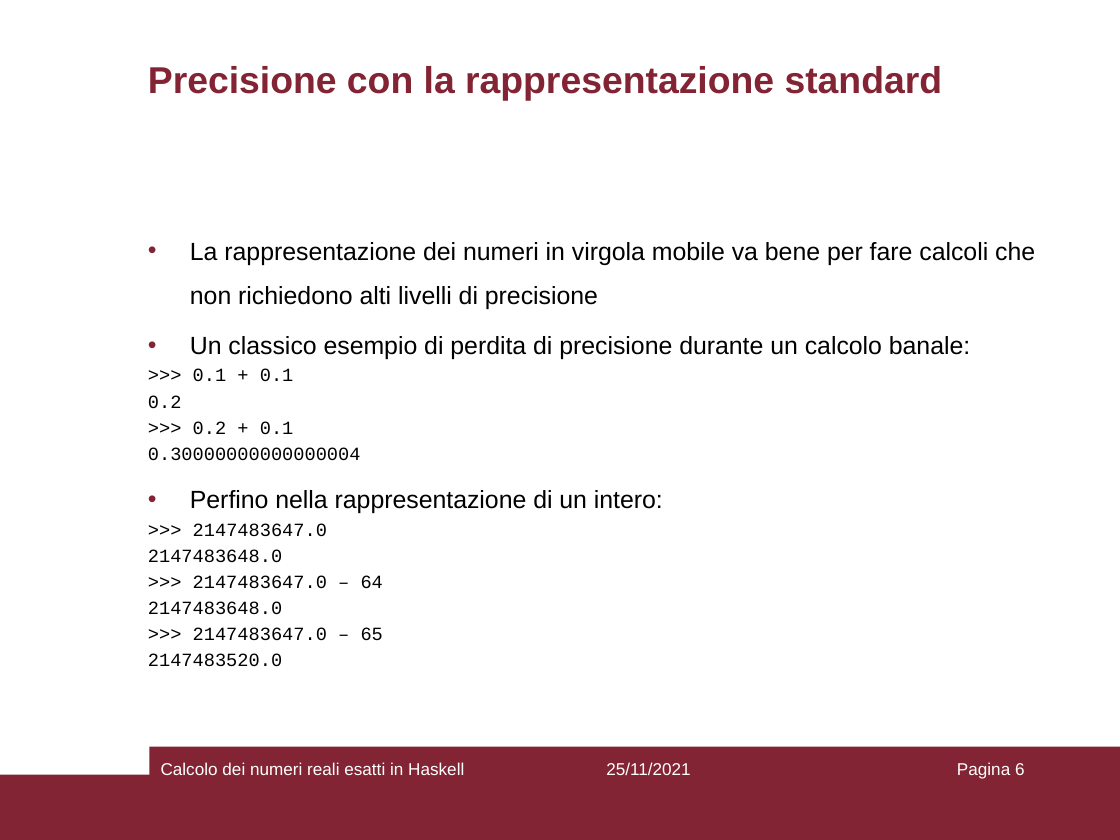
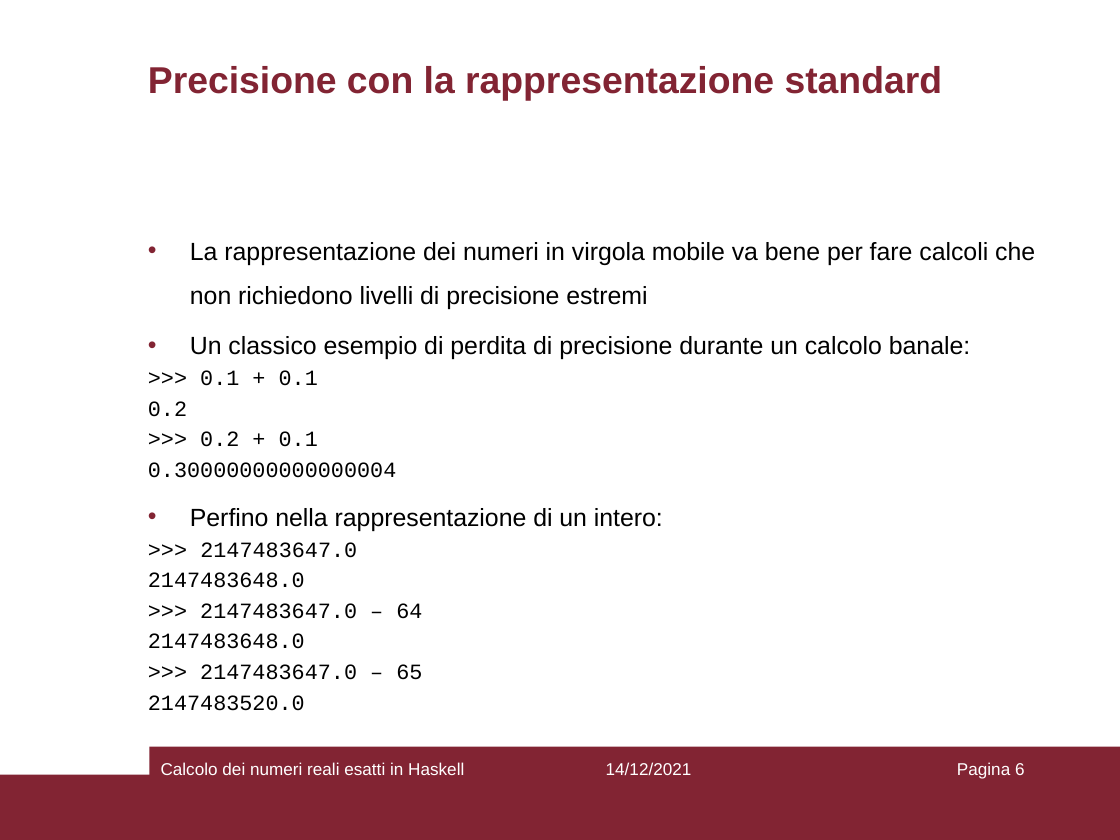
Before and after one commit to Princic-1837592/bachelor-degree-thesis, a slide deck: slide 6 of relazione/presentazione.pptx. Drawn at 1120x840 pixels with LibreOffice and Linux fonts; fonts in the diff are those of the drawing. Boxes give left, top, right and bottom in pixels: in the first picture for what was removed or moved away, otherwise in the second. Text is boxed around its words. In the diff, an @@ line names an element or a change of style, - is before the commit and + after.

```diff
--- a/relazione/presentazione.pptx
+++ b/relazione/presentazione.pptx
@@ text at <box>190,242,1035,309</box>: text changed @@
-• La rappresentazione dei numeri in virgola mobile va bene per fare calcoli che non richiedono alti livelli di precisione
+• La rappresentazione dei numeri in virgola mobile va bene per fare calcoli che non richiedono livelli di precisione estremi
@@ text at <box>148,370,422,711</box>: size 12 to 14 pt in ">>> 0.1 + 0.1", "0.2", ">>> 0.2 + 0.1", "0.30000000000000004" and 6 more places @@
@@ text at <box>606,762,692,775</box>: text changed @@
-25/11/2021
+14/12/2021
```
Also in this commit, not shown: 8 other slides changed, 13 slides added, 4 slides removed, 17 other files.
